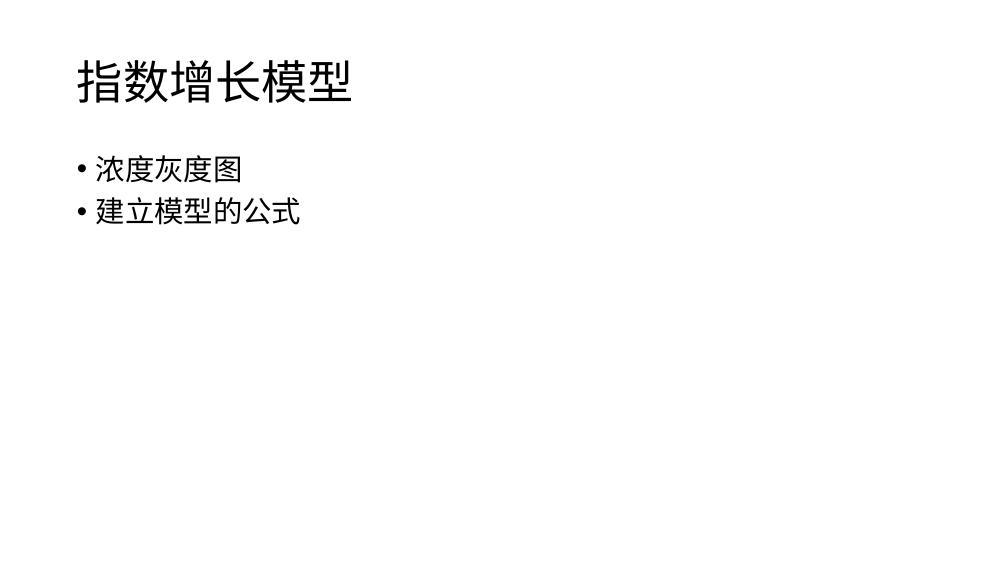
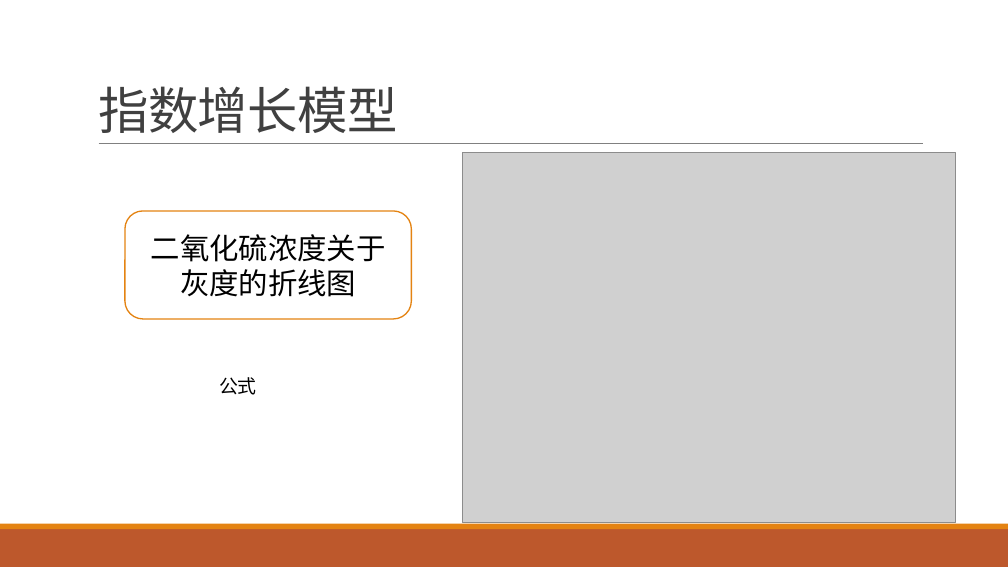
Before and after one commit to yuanjingsong/MCM_Homework, a slide deck: slide 33 of PreG21.pptx (slide 31 before the commit). Drawn at 1008x567 pixels with LibreOffice and Linux fonts; fonts in the diff are those of the drawing; grey boxes stand for pictures. Boxes give left, top, right and bottom in pixels: in the first picture for what was removed or moved away, otherwise in the second. Text is boxed around its words. In the diff, an @@ line names an element or a change of style, - is before the commit and + after.

Commit message:
add theme and part of Q2

```diff
--- a/PreG21.pptx
+++ b/PreG21.pptx
@@ title "指数增长模型": place and size @@
-title "指数增长模型" at [77, 60, 354, 103]
+title "指数增长模型" at [98, 86, 398, 133]
@@ title "指数增长模型" at [98, 86, 398, 133]: size 44 to 48 pt, font Noto Sans CJK SC to Calibri, text colour #000000 to #404040, letter spacing 0 to -0.5 pt; line spacing 0.9 to 0.85; vertical alignment middle to bottom @@
@@ line added from (99, 144) to (923, 144), #808080 0.5 pt @@
@@ text removed at [96, 155, 302, 225] @@
-• 浓度灰度图
-• 建立模型的公式
@@ picture added at [462, 153, 955, 523] @@
@@ rounded rectangle added at [125, 211, 411, 319], fill #FFFFFF, outline #E48312 1.25 pt, 28 pt, text #000000 @@
+二氧化硫浓度关于灰度的折线图
@@ text added at [219, 377, 257, 395], 18 pt, text #000000 @@
+公式
@@ rectangle added at [0, 529, 1008, 567], fill #BD582C @@
@@ rectangle added at [0, 524, 1008, 529], fill #E48312 @@
```
Also in this commit, not shown: 35 other slides changed, 2 slides added.
